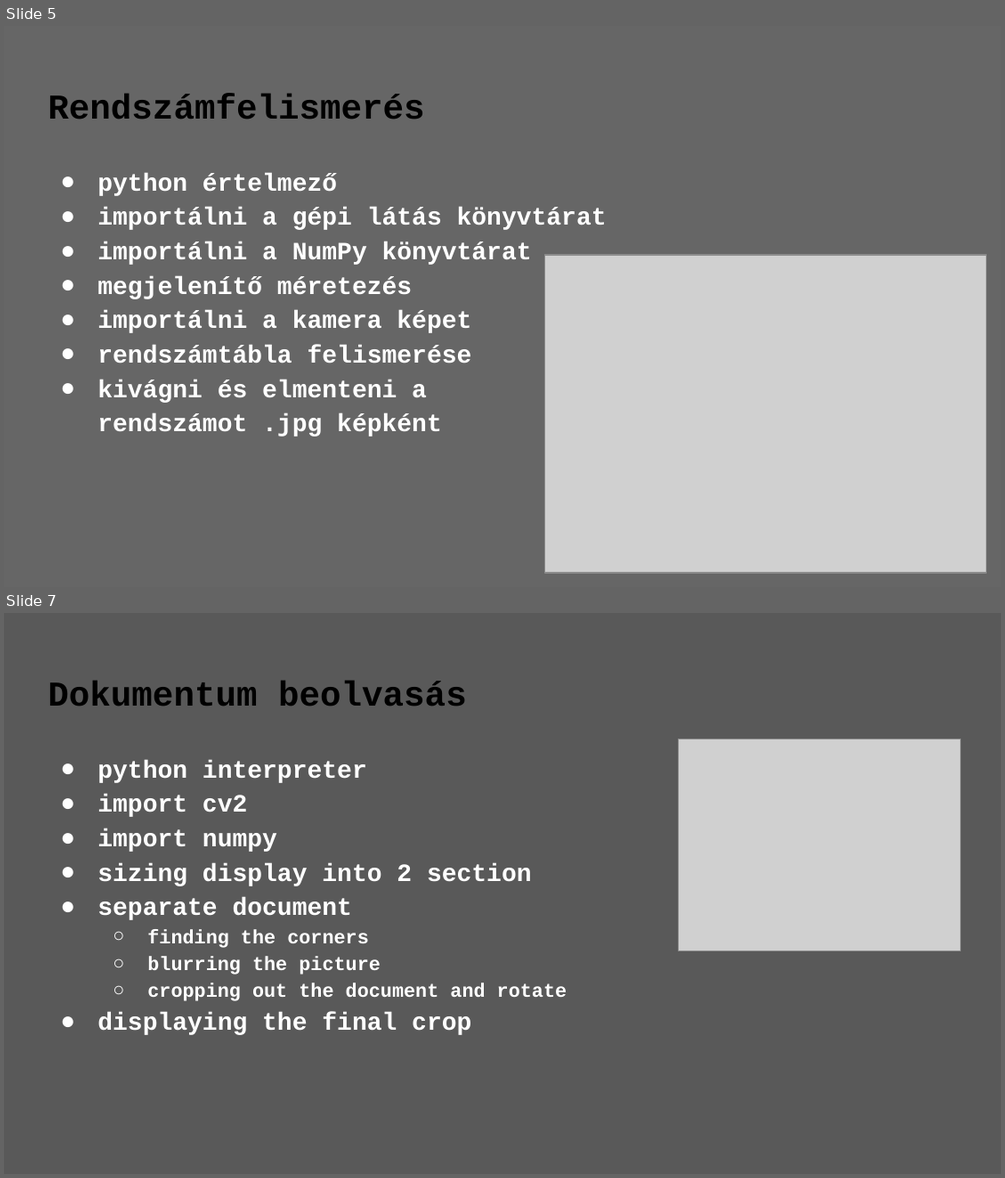
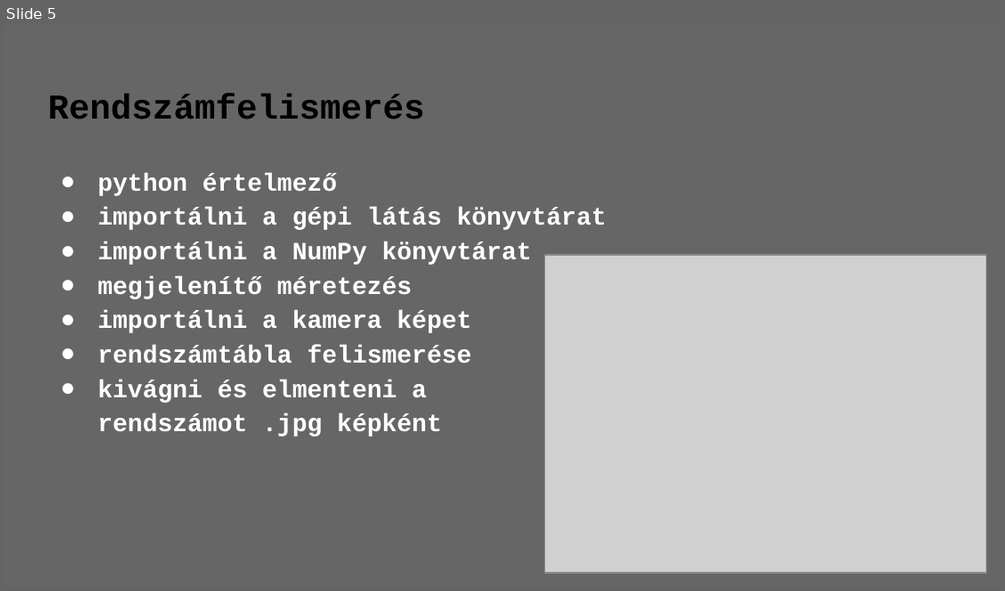
Before and after one commit to Seres-coder/ProjektFeladat, a slide deck: ppt (2).pptx. Shown one above the other, each under a label of ours: slides 5 and 7 before the commit, slide 5 after it; the slides between them are not shown. The pictures are 1005x1178 and 1005x591 pixels, drawn with LibreOffice and Linux fonts; fonts in the diff are those of the drawing; grey boxes stand for pictures. Boxes give left, top, right and bottom in pixels: in the first picture for what was removed or moved away, otherwise in the second. Text is boxed around its words. In the diff, an @@ line names an element or a change of style, - is before the commit and + after.

```diff
--- a/ppt (2).pptx
+++ b/ppt (2).pptx
@@ slide 7 removed at [4,613,1001,1174], background #595959 @@
@@ title removed at [48,681,467,706] @@
-Dokumentum beolvasás
@@ picture removed at [678,738,960,951] @@
@@ text removed at [97,760,566,1035] @@
-● python interpreter
-● import cv2
-● import numpy
-● sizing display into 2 section
-● separate document
-  ○ finding the corners
-  ○ blurring the picture
-  ○ cropping out the document and rotate
-● displaying the final crop
```
Also in this commit, not shown: 1 slide changed, 1 slide added.
